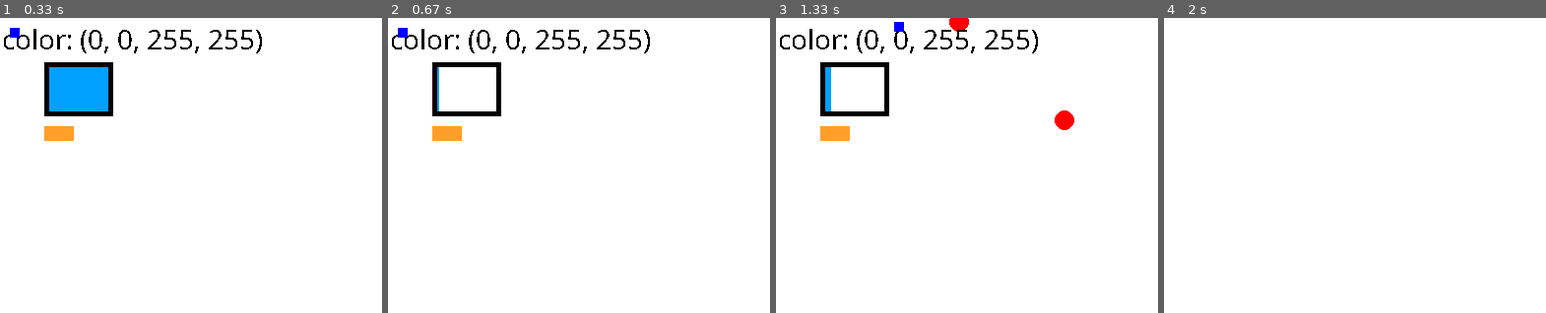
Above: before the commit, frames 1-4 (left to right).
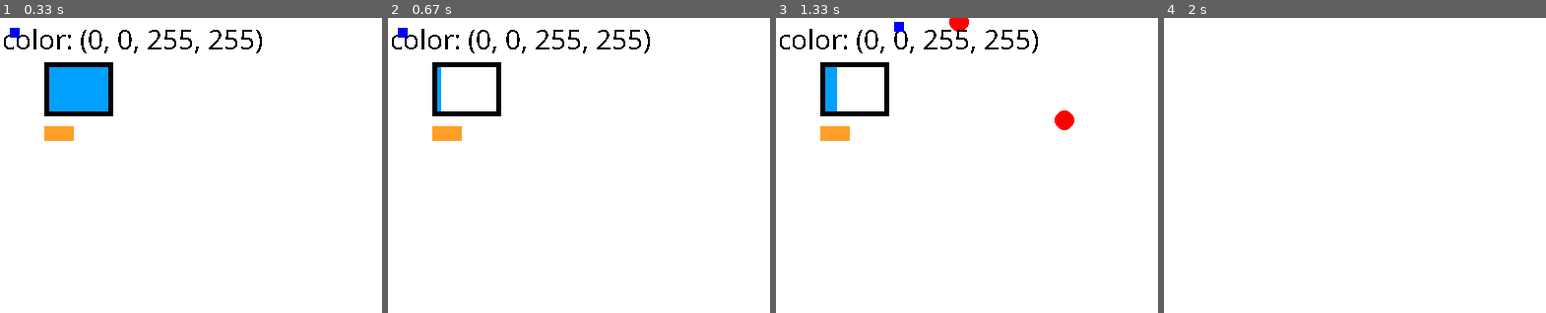
Above: after the commit, the same moments.

Repository: johannesbenjohannes/BlueSquer
Game: pygame game, started from main.py
The game is run twice, just before and just after one commit, with the same random seed, the same clock (stepped at 60 frames per second) and the same inputs.
Inputs:
- Up to frame 1 (0.33 s): no input
- Up to frame 2 (0.67 s): tap Space at 0.33 s
- Up to frame 3 (1.33 s): hold D 0.67-1.13 s; tap Space at 0.73, 1.03, 1.23 s; tap Z at 0.82 s; hold D from 1.17 s (still down)
- Up to frame 4 (2 s): tap Space at 1.53, 1.73 s; release D at 1.63 s; hold S 1.67-1.97 s
The pictures show only the part of the screen within x 0-50%, y 0-50%; the shares and areas given below are measured in that part.

Frame 1 is identical in both runs. In frame 2, less than 0.1% of the frame differs, in the area x 13-14%, y 16-32%; in frame 3, 0.2%, in the area x 14-16%, y 16-32%; in frame 4, nothing differs.

Commit message:
reduced dash time cooldown

Diff:
--- a/main.py
+++ b/main.py
@@ -32,6 +32,7 @@
     LIGHT_BRASS = (255, 200, 91)
     SALMON = (255, 99, 85)
     DARK_SALMON = (200, 60, 85)
+    BORDEAUX = (159, 7, 18)
     speed = 3
 
 
@@ -104,7 +105,7 @@
     immortel = False # Mettre 'True' pour ne pas mourrir à la moindre collision
 
     has_dashed = False # Etat du dash
-    compteur_dash = 600 # Cooldown du dash
+    compteur_dash = 300 # Cooldown du dash
 
     has_shot = False
     compteur_shot = 30
@@ -240,7 +241,7 @@
 
 
         if touches[pygame.K_SPACE]:
-            if compteur_dash==600:
+            if compteur_dash==300:
                     has_dashed= True
                     compteur_dash = 0
                     speed = 13
@@ -253,7 +254,7 @@
             if compteur_dash>7:
                     speed = 3
         if has_dashed ==True:
-            if compteur_dash==600:
+            if compteur_dash==300:
                 has_dashed=False
 
         # --- Mise a jour de l'affichage Ceci est généralement causé par un autre dépôt poussé
@@ -265,7 +266,7 @@
             #UI elements
             pygame.draw.rect( fenetre, BLUE ,(rect_x, rect_y, 10, 10) )#player
             pygame.draw.circle(fenetre, WHITE,(rect_x+5, rect_y+5,), 200,1)
-            pygame.draw.rect(fenetre, LIGHT_BLUE,(50,50,round(compteur_dash/10),50))#dash bar
+            pygame.draw.rect(fenetre, LIGHT_BLUE,(50,50,round(compteur_dash/5),50))#dash bar
             pygame.draw.rect(fenetre, BLACK,(45,45,70,55),5)#dash box
             pygame.draw.rect(fenetre, LIGHT_BRASS,(45,110,30,15))#casing
             pygame.draw.rect(fenetre, BRASS,(45,110,compteur_shot,15))#bullet
